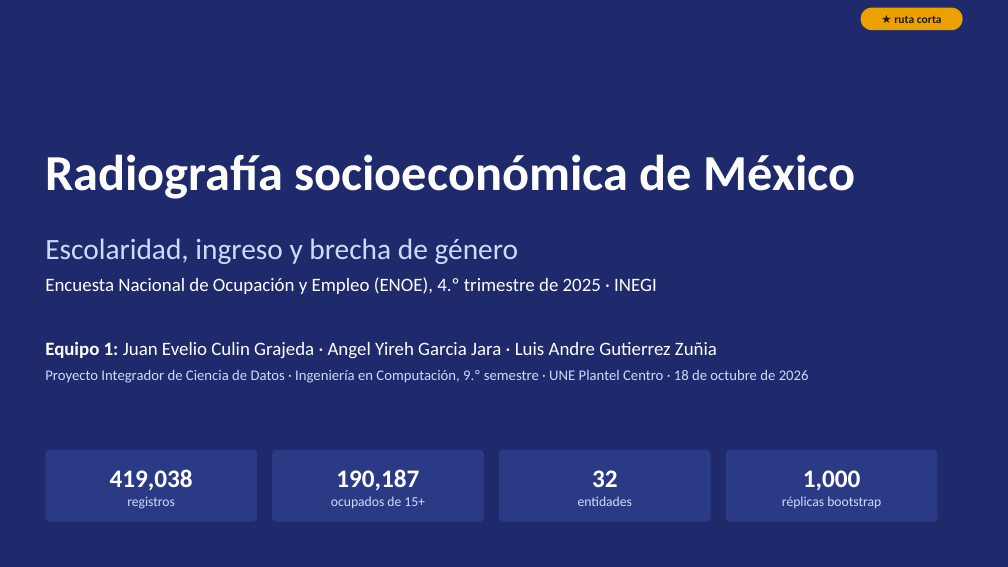
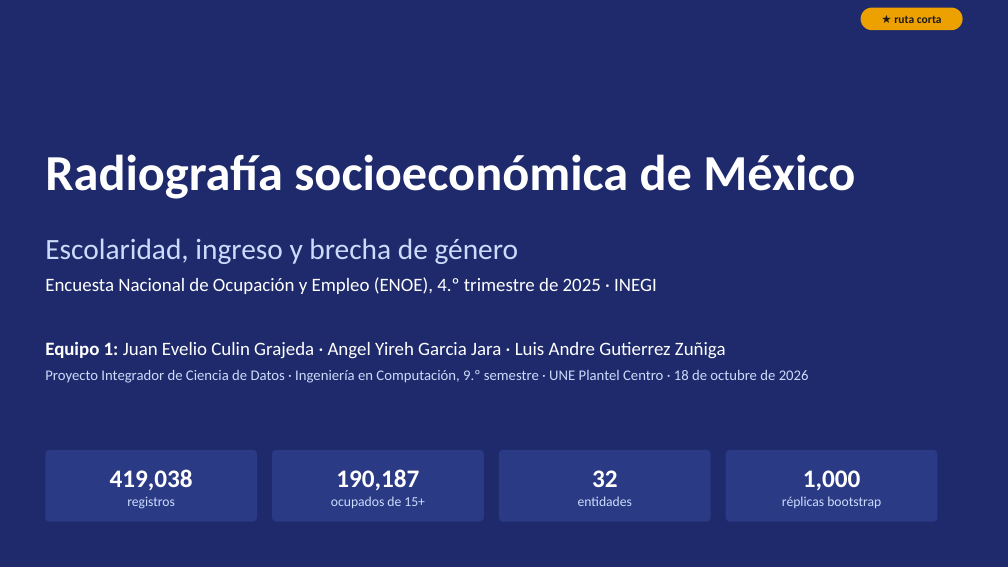
Before and after one commit to charginchif/proyecto-integrador-enoe, a slide deck: slide 1 of presentacion/Presentacion_Completa_Proyecto_ENOE.pptx. Drawn at 1008x567 pixels with LibreOffice and Linux fonts; fonts in the diff are those of the drawing. Boxes give left, top, right and bottom in pixels: in the first picture for what was removed or moved away, otherwise in the second. Text is boxed around its words. In the diff, an @@ line names an element or a change of style, - is before the commit and + after.

Commit message:
Presentación breve dentro de la tesina web y apellido corregido (Zuñiga)
- Presentación breve: la ruta corta de la presentación completa (18 diapositivas con ★, unos 18 minutos) se abre desde la tesina
  (botón «Presentar», tecla P o #presentacion-breve) con las mismas gráficas del documento, quién presenta cada bloque, guion de
  quien expone (N), reloj con tiempo sugerido (T), pantalla completa (F), teclado, deslizamiento en el teléfono y tipografía y
  gráficas que escalan con la pantalla. Los títulos y el guion se leen de las notas del .pptx (scripts/web_ruta_corta.py).
- Nueva gráfica de efecto de diseño (error estándar al ignorar el diseño muestral) y leyenda de cuartiles en la dispersión por estado.
- Páginas angostas: los títulos y nombres largos de las gráficas se ajustan o abrevian, las marcas de los ejes se aclaran y los
  enlaces largos se parten, de modo que la tesina ya no se ensancha en el teléfono.
- La página de presentar enlaza a la presentación breve.
- Apellido «Zuñiga» corregido en el código, el informe (Word y PDF), las presentaciones, el cuaderno y las páginas del sitio.

```diff
--- a/presentacion/Presentacion_Completa_Proyecto_ENOE.pptx
+++ b/presentacion/Presentacion_Completa_Proyecto_ENOE.pptx
@@ text at [45,341,726,359]: text changed @@
-Equipo 1: Juan Evelio Culin Grajeda · Angel Yireh Garcia Jara · Luis Andre Gutierrez Zuñia
+Equipo 1: Juan Evelio Culin Grajeda · Angel Yireh Garcia Jara · Luis Andre Gutierrez Zuñiga
```
Also in this commit, not shown: 27 other files.
